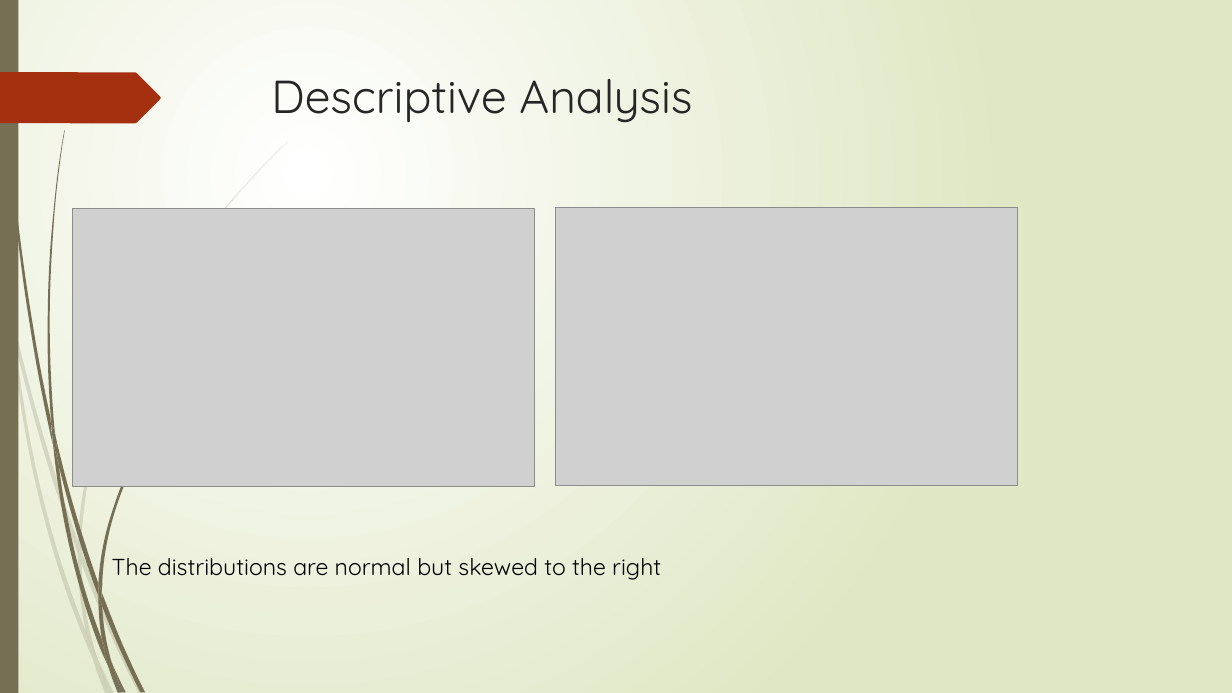
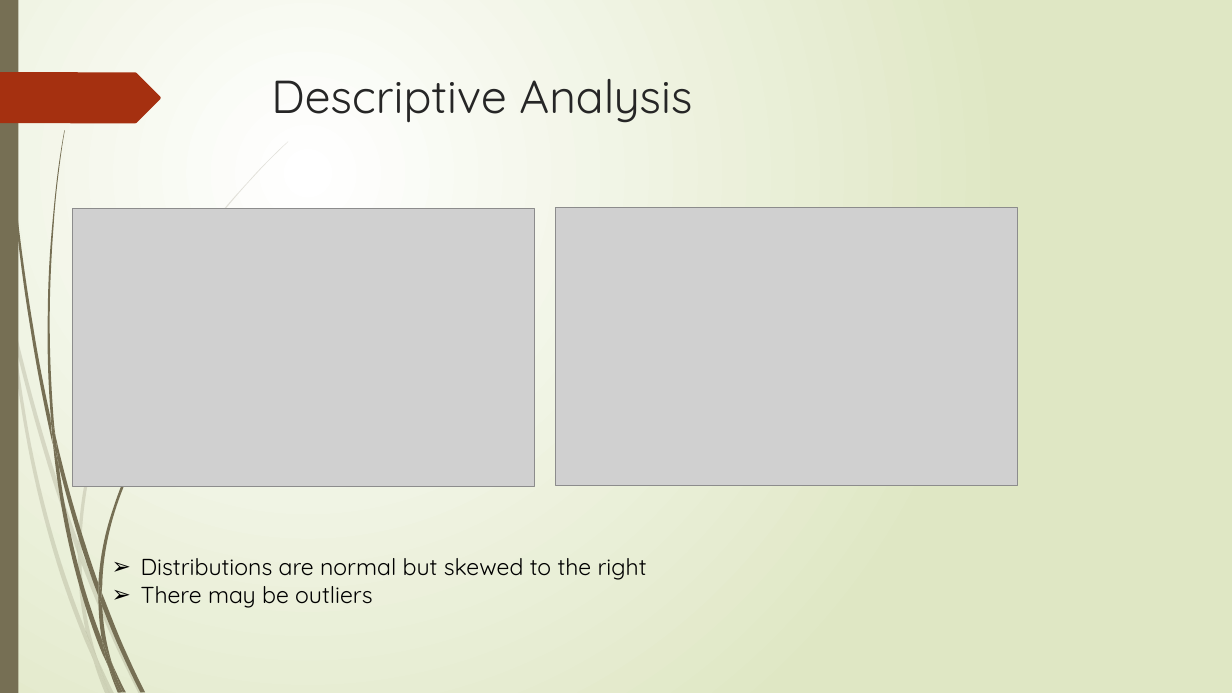
Before and after one commit to Flying-Bananasuar/MachineLearning, a slide deck: slide 6 of Predicting California Housing Price.pptx. Drawn at 1232x693 pixels with LibreOffice and Linux fonts; fonts in the diff are those of the drawing; grey boxes stand for pictures. Boxes give left, top, right and bottom in pixels: in the first picture for what was removed or moved away, otherwise in the second. Text is boxed around its words. In the diff, an @@ line names an element or a change of style, - is before the commit and + after.

```diff
--- a/Predicting California Housing Price.pptx
+++ b/Predicting California Housing Price.pptx
@@ text at (141,558,647,608): text changed @@
-The distributions are normal but skewed to the right
+➢ Distributions are normal but skewed to the right
+➢ There may be outliers
```
Also in this commit, not shown: 16 other slides changed, 2 slides removed.
